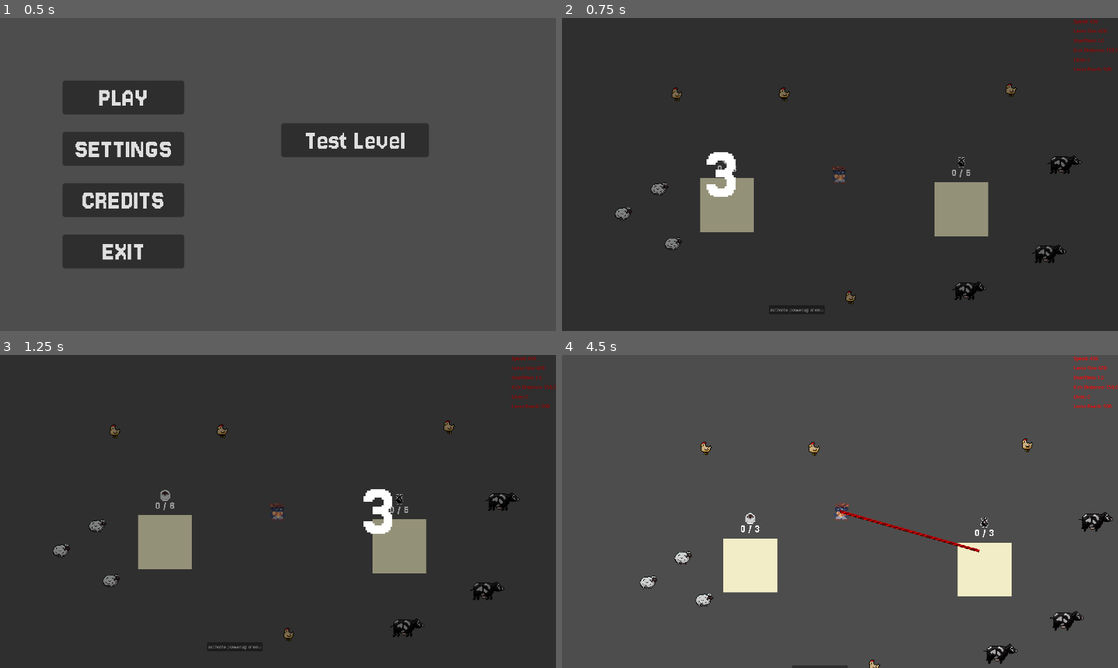
Above: before the commit, frames 1-4 (two rows, left to right).
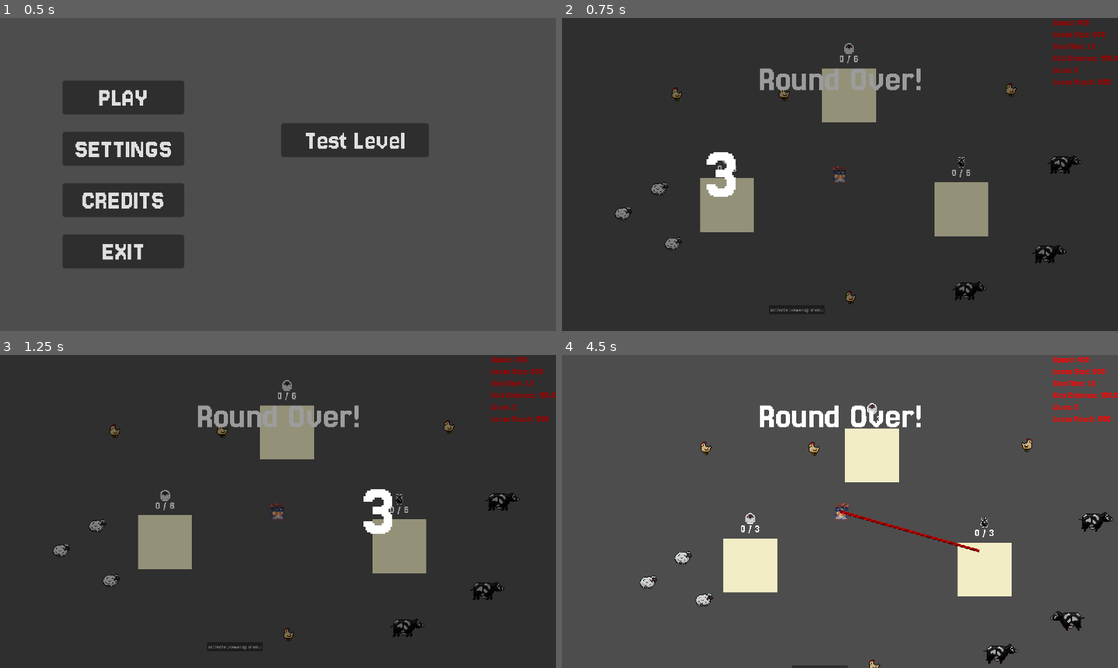
Above: after the commit, the same moments.

Repository: kinghos/GMTK-Game-Jam-2025
Game: Godot game, scene res://scenes/ui/title_screen.tscn
Two runs of this game, one before a commit and one after it. Both use one fixed random seed, a clock stepped at 60 frames per second and the inputs below.
Inputs (mouse positions are in pixels of both pictures, inside the frame that each line leads up to):
- Up to frame 1 (0.5 s): no input
- Up to frame 2 (0.75 s): click "Test Level" at 0.5 s
- Up to frame 3 (1.25 s): no input
- Up to frame 4 (4.5 s): move the mouse to (962, 495) at 1.27 s; hold Right (Right) 1.28-2.03 s; hold Space (Kick) 1.28-2.03 s; click (962, 495) at 1.42 s; move the mouse to (728, 527) at 2.02 s; hold S (Down) 2.03-2.78 s; tap Space (Kick) at 2.1, 3.6 s; move the mouse to (895, 442) at 2.77 s; hold Right (Right) 2.78-3.53 s; hold Space (Kick) 2.78-3.53 s; move the mouse to (812, 574) at 3.52 s; hold Up (Up) 3.53-4.28 s; click (812, 574) at 3.67 s; move the mouse to (1006, 558) at 4.27 s; hold Left (Left) from 4.28 s (still down); hold Space (Kick) from 4.28 s (still down)

Frame 1 is identical in both runs. In frame 2, 3.1% of the frame differs, in the area x 35-100%, y 0-34%; in frame 3, 3.1%; in frame 4, 3.7%, in the area x 35-100%, y 0-89%.

Commit message:
Animal flipping, tileset update, kick mult

Diff:
--- a/globals/globals.gd
+++ b/globals/globals.gd
@@ -12,6 +12,11 @@
 var kick_distance: float = 150
 enum POWERUPS {LassoSize, StunTime, KickDistance, ExtraLives, LassoReach, PlayerSpeed}
 var POWERUP_LIST = ["Lasso Length", "Animal\nStun Time", "Kick Power", "Extra Lives", "Lasso Reach", "Player Speed"]
+var KICK_MULT = {
+	"Chicken": 1.2,
+	"Cow": 0.8,
+	"Sheep": 1
+}
 
 func _ready():
 	process_mode = Node.PROCESS_MODE_ALWAYS
--- a/scenes/animals/animal.gd
+++ b/scenes/animals/animal.gd
@@ -28,7 +28,10 @@
 func _physics_process(delta: float) -> void:
 	if being_stunned or being_kicked:
 		return
-
+	if velocity.x < 0:
+		animated_sprite_2d.flip_h = true
+	if velocity.x > 0:
+		animated_sprite_2d.flip_h = false
 	# disable collision with other animals when in pen
 	if in_pen:
 		set_collision_mask_value(2, false)
@@ -77,7 +80,7 @@
 		end_pos = closest_pen.global_position
 	else:
 		diff = global_position - closest_pen.global_position
-		diff = diff.normalized() * Globals.kick_distance
+		diff = diff.normalized() * Globals.kick_distance * Globals.KICK_MULT[type]
 		end_pos = global_position - diff
 
 	animation_player.play("kicked")
--- a/scenes/levels/test_level.tscn
+++ b/scenes/levels/test_level.tscn
@@ -32,6 +32,11 @@
 position = Vector2(1287, 558)
 max_animals = 3
 animal_type = "Cow"
+
+[node name="Pen3" parent="Pens" index="2" instance=ExtResource("2_fr1um")]
+position = Vector2(899, 165)
+max_animals = 3
+animal_type = "Chicken"
 
 [node name="Button" type="Button" parent="." index="8"]
 offset_left = 623.0
--- a/scenes/pen.gd
+++ b/scenes/pen.gd
@@ -11,7 +11,8 @@
 
 const ANIMAL_ICONS = {
 	"Cow": preload("res://assets/graphics/sprites/cow_icon.png"),
-	"Sheep": preload("res://assets/graphics/sprites/sheep_icon.png")
+	"Sheep": preload("res://assets/graphics/sprites/sheep_icon.png"),
+	"Chicken": preload("res://assets/graphics/sprites/sheep_icon.png")
 }
 
 func _ready() -> void:
--- a/scenes/ui/game_ui.tscn
+++ b/scenes/ui/game_ui.tscn
@@ -57,7 +57,7 @@
 
 [sub_resource type="Animation" id="Animation_1ndix"]
 resource_name = "Slide"
-length = 0.5
+length = 3.0
 tracks/0/type = "value"
 tracks/0/imported = false
 tracks/0/enabled = true
@@ -89,7 +89,7 @@
 tracks/2/interp = 1
 tracks/2/loop_wrap = true
 tracks/2/keys = {
-"times": PackedFloat32Array(0, 0.466667, 0.5),
+"times": PackedFloat32Array(0, 2.66667, 2.8),
 "transitions": PackedFloat32Array(1, 1.03526, 1),
 "update": 0,
 "values": [Color(1, 1, 1, 0), Color(1, 1, 1, 0), Color(1, 1, 1, 1)]
@@ -101,7 +101,7 @@
 tracks/3/interp = 1
 tracks/3/loop_wrap = true
 tracks/3/keys = {
-"times": PackedFloat32Array(0, 0.466667),
+"times": PackedFloat32Array(0, 2.66667),
 "transitions": PackedFloat32Array(1, 1),
 "update": 1,
 "values": [false, true]
@@ -124,6 +124,7 @@
 offset_left = -1.0
 offset_bottom = 188.0
 grow_horizontal = 0
+theme = ExtResource("2_xjfbv")
 theme_override_constants/separation = 10
 
 [node name="PlayerSpeed" type="Label" parent="DebugValues"]
@@ -216,6 +217,32 @@
 expand_icon = true
 metadata/powerup_type = 0
 
+[node name="RoundEnd" type="Control" parent="."]
+layout_mode = 3
+anchors_preset = 15
+anchor_right = 1.0
+anchor_bottom = 1.0
+grow_horizontal = 2
+grow_vertical = 2
+theme = ExtResource("2_xjfbv")
+
+[node name="RoundOver" type="Label" parent="RoundEnd"]
+layout_mode = 1
+anchors_preset = 8
+anchor_left = 0.5
+anchor_top = 0.5
+anchor_right = 0.5
+anchor_bottom = 0.5
+offset_left = -20.0
+offset_top = -340.0
+offset_right = 20.0
+offset_bottom = -317.0
+grow_horizontal = 2
+grow_vertical = 2
+theme = ExtResource("2_xjfbv")
+theme_override_font_sizes/font_size = 123
+text = "Round Over!"
+
 [node name="AnimationPlayer" type="AnimationPlayer" parent="."]
 libraries = {
 &"": SubResource("AnimationLibrary_xjfbv")
Binary file changed: assets/graphics/sprites/tileset.png
